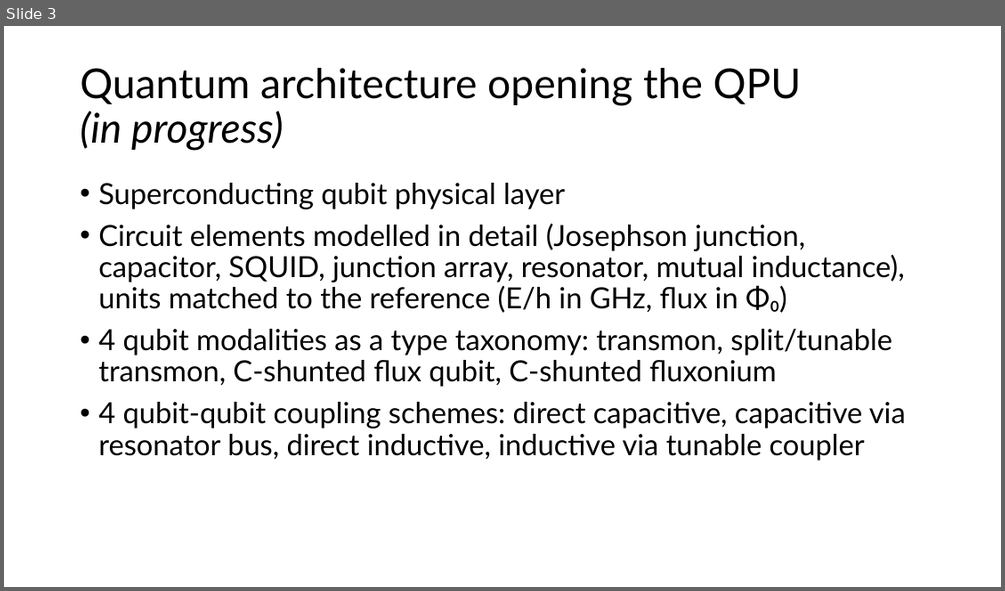
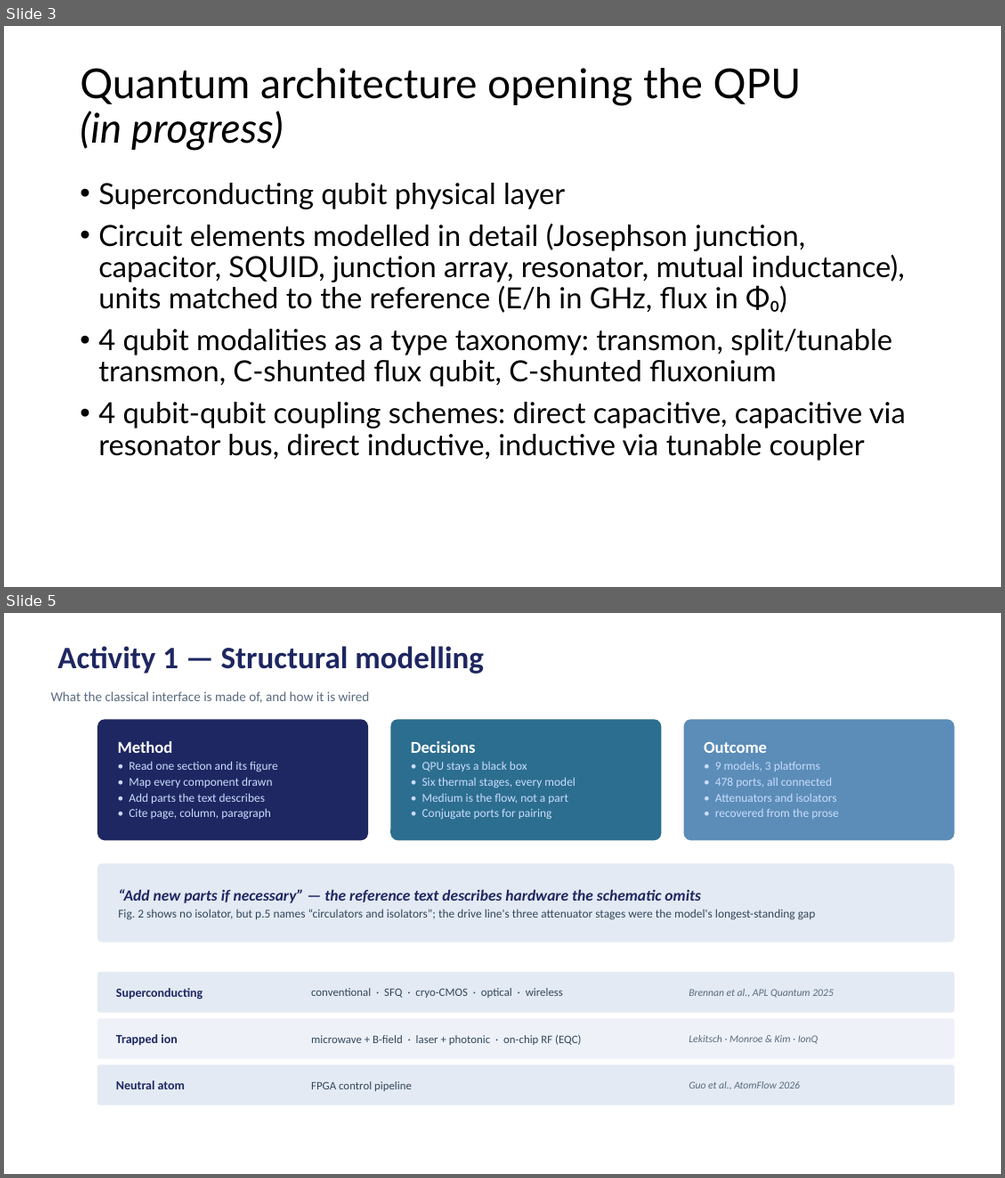
Before and after one commit to Loughborough-Quantum-System-Engineering/QSysML, a slide deck: QSysML QC meeting.pptx. Shown one above the other, each under a label of ours: slide 3 before the commit, slides 3 and 5 after it; the slides between them are not shown. The pictures are 1005x591 and 1005x1178 pixels, drawn with LibreOffice and Linux fonts; fonts in the diff are those of the drawing. Boxes give left, top, right and bottom in pixels: in the first picture for what was removed or moved away, otherwise in the second. Text is boxed around its words. In the diff, an @@ line names an element or a change of style, - is before the commit and + after.

```diff
--- a/QSysML QC meeting.pptx
+++ b/QSysML QC meeting.pptx
@@ slide 5 added at (x1=4, y1=613, x2=1001, y2=1174), background #FFFFFF @@
@@ title added at (x1=57, y1=646, x2=484, y2=674), 30 pt, text #1E2761, bold @@
+Activity 1 — Structural modelling
@@ text added at (x1=51, y1=691, x2=370, y2=703), 13 pt, text #5A6B80 @@
+What the classical interface is made of, and how it is wired
@@ rounded rectangle added at (x1=97, y1=719, x2=368, y2=840), fill #1E2761, 11.5 pt, text #CADCFC @@
+Method
+• Read one section and its figure
+• Map every component drawn
+• Add parts the text describes
+• Cite page, column, paragraph
@@ rounded rectangle added at (x1=390, y1=719, x2=662, y2=840), fill #2C6E8F, 11.5 pt, text #CADCFC @@
+Decisions
+• QPU stays a black box
+• Six thermal stages, every model
+• Medium is the flow, not a part
+• Conjugate ports for pairing
@@ rounded rectangle added at (x1=684, y1=719, x2=955, y2=840), fill #5B8DB8, 11.5 pt, text #CADCFC @@
+Outcome
+• 9 models, 3 platforms
+• 478 ports, all connected
+• Attenuators and isolators
+• recovered from the prose
@@ rounded rectangle added at (x1=97, y1=863, x2=955, y2=942), fill #E3EAF3, 11.5 pt, text #33475C @@
+“Add new parts if necessary” — the reference text describes hardware the schematic omits
+Fig. 2 shows no isolator, but p.5 names “circulators and isolators”; the drive line's three attenuator stages were the model's longest-standing gap
@@ rounded rectangle added at (x1=97, y1=972, x2=955, y2=1013), fill #E3EAF3 @@
@@ rounded rectangle added at (x1=115, y1=972, x2=302, y2=1013), 12 pt, text #1E2761, bold @@
+Superconducting
@@ rounded rectangle added at (x1=310, y1=972, x2=677, y2=1013), 11 pt, text #33475C @@
+conventional · SFQ · cryo-CMOS · optical · wireless
@@ rounded rectangle added at (x1=688, y1=972, x2=935, y2=1013), 10 pt, text #5A6B80, italic @@
+Brennan et al., APL Quantum 2025
@@ rounded rectangle added at (x1=97, y1=1018, x2=955, y2=1059), fill #EEF2F8 @@
@@ rounded rectangle added at (x1=115, y1=1018, x2=302, y2=1059), 12 pt, text #1E2761, bold @@
+Trapped ion
@@ rounded rectangle added at (x1=310, y1=1018, x2=677, y2=1059), 11 pt, text #33475C @@
+microwave + B-field · laser + photonic · on-chip RF (EQC)
@@ rounded rectangle added at (x1=688, y1=1018, x2=935, y2=1059), 10 pt, text #5A6B80, italic @@
+Lekitsch · Monroe & Kim · IonQ
@@ rounded rectangle added at (x1=97, y1=1064, x2=955, y2=1105), fill #E3EAF3 @@
@@ rounded rectangle added at (x1=115, y1=1064, x2=302, y2=1105), 12 pt, text #1E2761, bold @@
+Neutral atom
@@ rounded rectangle added at (x1=310, y1=1064, x2=677, y2=1105), 11 pt, text #33475C @@
+FPGA control pipeline
@@ rounded rectangle added at (x1=688, y1=1064, x2=935, y2=1105), 10 pt, text #5A6B80, italic @@
+Guo et al., AtomFlow 2026
```
Also in this commit, not shown: 3 other slides added, 2 slides removed, 14 other files.
